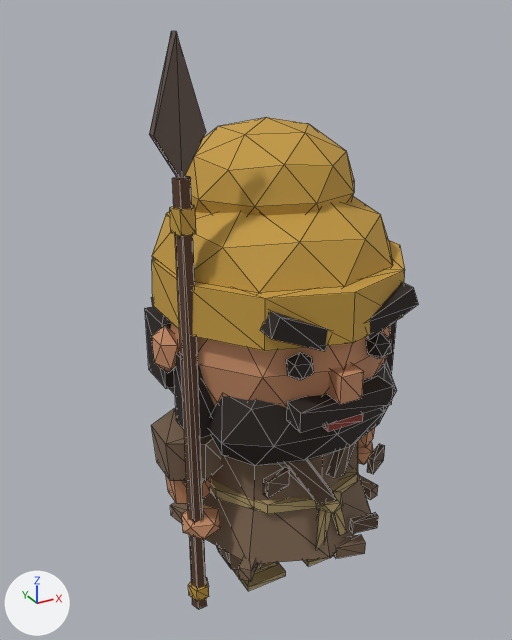
Renders of the glTF model godot3d/assets/models/yellow_turban.glb from each side of a commit.
The view is the same before and after, from a camera (50 mm lens) standing at (-1.14, -1.912, 1.952) and looking at (-0.064, 0.046, 0.973). Arrows for +X, +Y and +Z are at lower left; the lights stay in place. The older version comes first. Mesh edges are drawn as thin lines. Vertices at exactly the same position are counted once.

In view in the first picture: 'yellow_turban_mesh'.
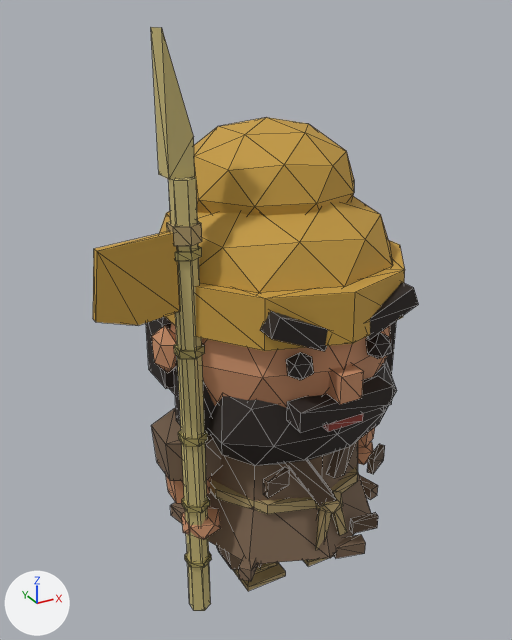
Pixel boxes (x1, y1, x2, y2) of what changed, in the pictures (512 x 640 px; the box of a moved part takes in the faces that stretch with it):
'yellow_turban_mesh', reshaped (19% wider): before (145, 31, 418, 610); after (93, 27, 418, 611)
part 1 of me_cube, added (brown): after (167, 221, 202, 246)
part 2 of me_cube, added (yellow): after (168, 177, 211, 611)
part 3 of me_cube, added: after (185, 553, 211, 568)
part 4 of me_cube, added: after (182, 497, 210, 513)
part 5 of me_cube, added: after (178, 430, 208, 447)
part 6 of me_cube, added: after (174, 343, 205, 359)
part 7 of me_cube, added: after (175, 246, 202, 261)
part 8 of me_cube, rebuilt (22% narrower): before (149, 31, 206, 178); after (151, 27, 195, 179)
part 9 of me_cube, deleted: before (188, 577, 209, 602)
part 10 of me_cube, deleted (orange): before (170, 205, 196, 236)
part 11 of me_cube, moved or reshaped: before (172, 176, 207, 610); after (93, 231, 180, 326)

The change in detail:
Material 'bnode' (mat_bnode) is new.
Its base color is (0.399, 0.33, 0.101) (yellow #a99b59).
Its roughness is 0.8.
Material 'bamboo' (mat_bamboo) is new.
Its base color is (0.586, 0.488, 0.19) (yellow #c9b979).
Its roughness is 0.8.
me_cube is used by ob_yellow_turban_mesh; location (0.0, 0.0, 0.0).
me_cube had 714 vertices, 1188 faces and spanned x -0.46..0.46, y -0.43..0.55, z 0.0..1.9.
me_cube now has 778 vertices, 1296 faces and spans x -0.67..0.46, y -0.43..0.55, z 0.0..1.91.
me_cube part 1: a new loose piece, a 6-sided cylinder along z spanning x -0.431..-0.347, y -0.178..-0.081, z 1.35..1.404, in mat_rope (brown #b19b6a).
me_cube part 2: a new loose piece, a 6-sided cylinder along z spanning x -0.422..-0.356, y -0.167..-0.092, z 0.0..1.53, in mat_bamboo (yellow #c9b979).
me_cube part 3: a new loose piece, a 6-sided cylinder along z spanning x -0.429..-0.349, y -0.176..-0.083, z 0.204..0.222, in mat_bnode (yellow #a99b59).
me_cube part 4: a new loose piece, a 6-sided cylinder along z spanning x -0.429..-0.349, y -0.176..-0.083, z 0.435..0.458, in mat_bnode (yellow #a99b59).
me_cube part 5: a new loose piece, a 6-sided cylinder along z spanning x -0.429..-0.349, y -0.176..-0.083, z 0.693..0.72, in mat_bnode (yellow #a99b59).
me_cube part 6: a new loose piece, a 6-sided cylinder along z spanning x -0.429..-0.349, y -0.176..-0.083, z 0.999..1.026, in mat_bnode (yellow #a99b59).
me_cube part 7: a new loose piece, a 6-sided cylinder along z spanning x -0.429..-0.349, y -0.176..-0.083, z 1.305..1.332, in mat_bnode (yellow #a99b59).
me_cube part 8: the loose piece of 8 vertices spanning x -0.46..-0.31, y -0.13..-0.1, z 1.52..1.9 is rebuilt with 8 vertices and now spans x -0.43..-0.35, y -0.13..-0.05, z 1.53..1.91, in mat_bamboo (yellow #c9b979).
me_cube part 9: the loose piece of 10 vertices spanning x -0.42..-0.35, y -0.16..-0.09, z 0.05..0.1 is deleted.
me_cube part 10: the loose piece of 10 vertices spanning x -0.42..-0.35, y -0.16..-0.09, z 1.38..1.45 is deleted.
Part 11, on me_cube:
10 vertices are removed from x -0.41..-0.36, y -0.15..-0.1, z 0.0..1.53.
16 faces are deleted.
10 vertices are added at x -0.67..-0.42, y -0.15..-0.12, z 1.13..1.39.
16 new faces join them, mat_mustard (orange #c59b40).
me_cube no longer uses material mat_wood (brown #593c28).
me_cube no longer uses material mat_iron (brown #6e5e55).
me_cube gains material mat_bamboo (yellow #c9b979).
me_cube gains material mat_bnode (yellow #a99b59).
